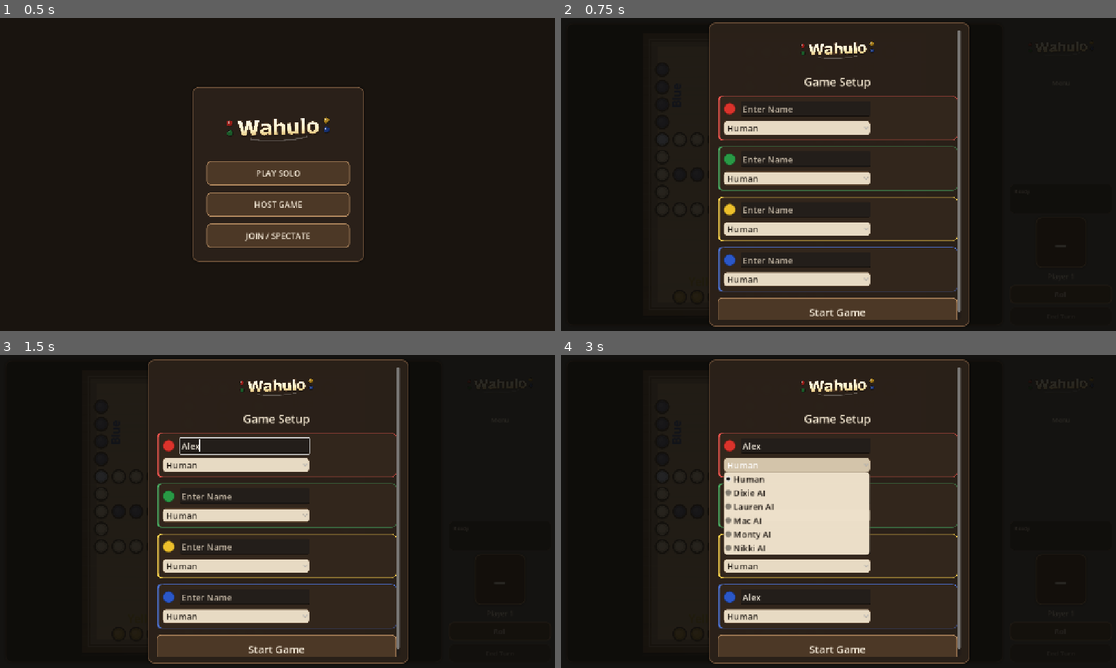
Above: before the commit, frames 1-4 (two rows, left to right).
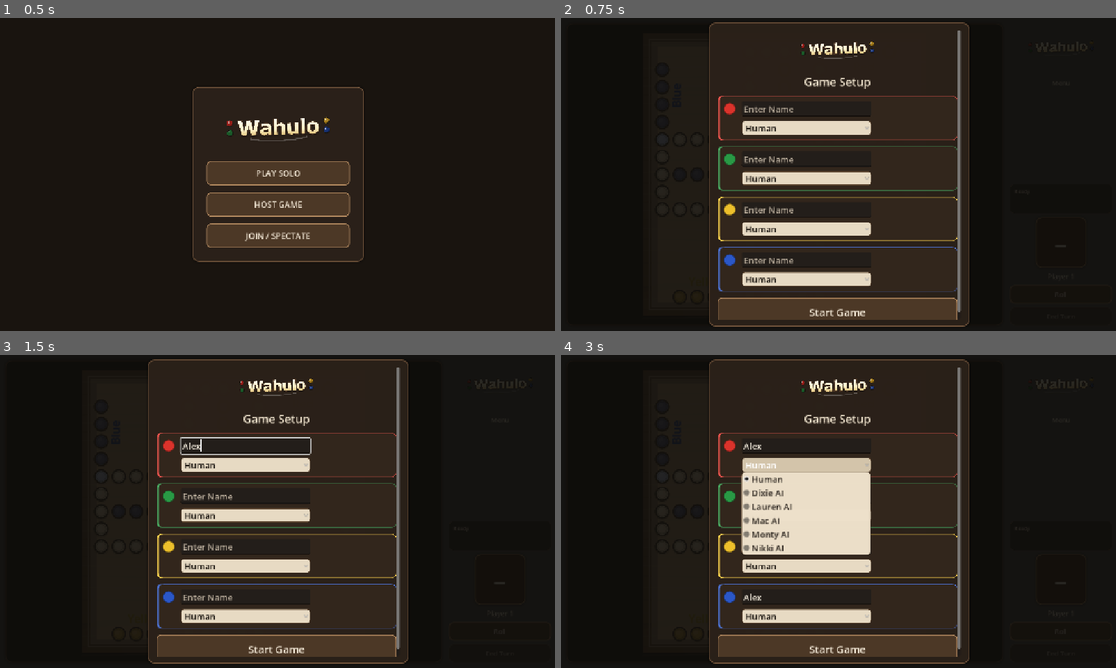
Above: after the commit, the same moments.

Repository: ItsTheMcCoy/wahoo-app
Game: Godot game, scene res://scenes/HomeScreen.tscn
Two runs of this game, one before a commit and one after it. Both use one fixed random seed, a clock stepped at 60 frames per second and the inputs below.
Inputs (mouse positions are in pixels of both pictures, inside the frame that each line leads up to):
- Up to frame 1 (0.5 s): no input
- Up to frame 2 (0.75 s): click "PLAY SOLO" at 0.5 s
- Up to frame 3 (1.5 s): click (244, 445) at 1.27 s; type "Alex" at 1.35 s
- Up to frame 4 (3 s): click (805, 495) at 1.5 s; type "Alex" at 1.58 s; click (805, 545) at 1.73 s; type "Alex" at 1.82 s; click (805, 596) at 2.02 s; type "Alex" at 2.1 s; click "Human" at 2.75 s

Frame 1 is identical in both runs. In frame 2, 1.4% of the frame differs, in the area x 29-56%, y 28-86%; in frame 3, 1.4%; in frame 4, 2.4%.

Commit message:
Align profile picker under name field with matching width
Each profile dropdown is now inside a Seat{N}OptionRow HBoxContainer
with a spacer (dot_size + header_sep wide) to its left, so the
dropdown's left edge lines up exactly with the name field above.
Dropdown width equals name_w (same as the name field). header_sep is
now scaled by ui_scale (14 base units) so the dot-to-name gap is
proportional on all screen densities. Re-exported web build.

Co-Authored-By: Claude Sonnet 4.6 <noreply@anthropic.com>

Diff:
--- a/godot/scenes/Main.tscn
+++ b/godot/scenes/Main.tscn
@@ -263,10 +263,18 @@
 placeholder_text = "Enter player name"
 theme_override_font_sizes/font_size = 20
 
-[node name="Seat0Option" type="OptionButton" parent="SetupOverlay/SetupPanel/SetupScroll/SetupContent/PlayerCard0/PlayerCard0Inner"]
-layout_mode = 2
-size_flags_horizontal = 3
-custom_minimum_size = Vector2(0, 58)
+[node name="Seat0OptionRow" type="HBoxContainer" parent="SetupOverlay/SetupPanel/SetupScroll/SetupContent/PlayerCard0/PlayerCard0Inner"]
+layout_mode = 2
+theme_override_constants/separation = 0
+
+[node name="Seat0OptionSpacer" type="Control" parent="SetupOverlay/SetupPanel/SetupScroll/SetupContent/PlayerCard0/PlayerCard0Inner/Seat0OptionRow"]
+layout_mode = 2
+custom_minimum_size = Vector2(44, 0)
+
+[node name="Seat0Option" type="OptionButton" parent="SetupOverlay/SetupPanel/SetupScroll/SetupContent/PlayerCard0/PlayerCard0Inner/Seat0OptionRow"]
+layout_mode = 2
+size_flags_horizontal = 0
+custom_minimum_size = Vector2(0, 32)
 theme_override_font_sizes/font_size = 20
 
 [node name="PlayerCard1" type="PanelContainer" parent="SetupOverlay/SetupPanel/SetupScroll/SetupContent"]
@@ -296,10 +304,18 @@
 placeholder_text = "Enter player name"
 theme_override_font_sizes/font_size = 20
 
-[node name="Seat1Option" type="OptionButton" parent="SetupOverlay/SetupPanel/SetupScroll/SetupContent/PlayerCard1/PlayerCard1Inner"]
-layout_mode = 2
-size_flags_horizontal = 3
-custom_minimum_size = Vector2(0, 58)
+[node name="Seat1OptionRow" type="HBoxContainer" parent="SetupOverlay/SetupPanel/SetupScroll/SetupContent/PlayerCard1/PlayerCard1Inner"]
+layout_mode = 2
+theme_override_constants/separation = 0
+
+[node name="Seat1OptionSpacer" type="Control" parent="SetupOverlay/SetupPanel/SetupScroll/SetupContent/PlayerCard1/PlayerCard1Inner/Seat1OptionRow"]
+layout_mode = 2
+custom_minimum_size = Vector2(44, 0)
+
+[node name="Seat1Option" type="OptionButton" parent="SetupOverlay/SetupPanel/SetupScroll/SetupContent/PlayerCard1/PlayerCard1Inner/Seat1OptionRow"]
+layout_mode = 2
+size_flags_horizontal = 0
+custom_minimum_size = Vector2(0, 32)
 theme_override_font_sizes/font_size = 20
 
 [node name="PlayerCard2" type="PanelContainer" parent="SetupOverlay/SetupPanel/SetupScroll/SetupContent"]
@@ -329,10 +345,18 @@
 placeholder_text = "Enter player name"
 theme_override_font_sizes/font_size = 20
 
-[node name="Seat2Option" type="OptionButton" parent="SetupOverlay/SetupPanel/SetupScroll/SetupContent/PlayerCard2/PlayerCard2Inner"]
-layout_mode = 2
-size_flags_horizontal = 3
-custom_minimum_size = Vector2(0, 58)
+[node name="Seat2OptionRow" type="HBoxContainer" parent="SetupOverlay/SetupPanel/SetupScroll/SetupContent/PlayerCard2/PlayerCard2Inner"]
+layout_mode = 2
+theme_override_constants/separation = 0
+
+[node name="Seat2OptionSpacer" type="Control" parent="SetupOverlay/SetupPanel/SetupScroll/SetupContent/PlayerCard2/PlayerCard2Inner/Seat2OptionRow"]
+layout_mode = 2
+custom_minimum_size = Vector2(44, 0)
+
+[node name="Seat2Option" type="OptionButton" parent="SetupOverlay/SetupPanel/SetupScroll/SetupContent/PlayerCard2/PlayerCard2Inner/Seat2OptionRow"]
+layout_mode = 2
+size_flags_horizontal = 0
+custom_minimum_size = Vector2(0, 32)
 theme_override_font_sizes/font_size = 20
 
 [node name="PlayerCard3" type="PanelContainer" parent="SetupOverlay/SetupPanel/SetupScroll/SetupContent"]
@@ -362,10 +386,18 @@
 placeholder_text = "Enter player name"
 theme_override_font_sizes/font_size = 20
 
-[node name="Seat3Option" type="OptionButton" parent="SetupOverlay/SetupPanel/SetupScroll/SetupContent/PlayerCard3/PlayerCard3Inner"]
-layout_mode = 2
-size_flags_horizontal = 3
-custom_minimum_size = Vector2(0, 58)
+[node name="Seat3OptionRow" type="HBoxContainer" parent="SetupOverlay/SetupPanel/SetupScroll/SetupContent/PlayerCard3/PlayerCard3Inner"]
+layout_mode = 2
+theme_override_constants/separation = 0
+
+[node name="Seat3OptionSpacer" type="Control" parent="SetupOverlay/SetupPanel/SetupScroll/SetupContent/PlayerCard3/PlayerCard3Inner/Seat3OptionRow"]
+layout_mode = 2
+custom_minimum_size = Vector2(44, 0)
+
+[node name="Seat3Option" type="OptionButton" parent="SetupOverlay/SetupPanel/SetupScroll/SetupContent/PlayerCard3/PlayerCard3Inner/Seat3OptionRow"]
+layout_mode = 2
+size_flags_horizontal = 0
+custom_minimum_size = Vector2(0, 32)
 theme_override_font_sizes/font_size = 20
 
 [node name="StartButton" type="Button" parent="SetupOverlay/SetupPanel/SetupScroll/SetupContent"]
--- a/godot/scripts/main.gd
+++ b/godot/scripts/main.gd
@@ -65,10 +65,10 @@
 @onready var _setup_panel: PanelContainer = $SetupOverlay/SetupPanel
 @onready var _setup_brand_title: TextureRect = $SetupOverlay/SetupPanel/SetupScroll/SetupContent/BrandTitle
 @onready var _start_button: Button = $SetupOverlay/SetupPanel/SetupScroll/SetupContent/StartButton
-@onready var _seat_option_0: OptionButton = $SetupOverlay/SetupPanel/SetupScroll/SetupContent/PlayerCard0/PlayerCard0Inner/Seat0Option
-@onready var _seat_option_1: OptionButton = $SetupOverlay/SetupPanel/SetupScroll/SetupContent/PlayerCard1/PlayerCard1Inner/Seat1Option
-@onready var _seat_option_2: OptionButton = $SetupOverlay/SetupPanel/SetupScroll/SetupContent/PlayerCard2/PlayerCard2Inner/Seat2Option
-@onready var _seat_option_3: OptionButton = $SetupOverlay/SetupPanel/SetupScroll/SetupContent/PlayerCard3/PlayerCard3Inner/Seat3Option
+@onready var _seat_option_0: OptionButton = $SetupOverlay/SetupPanel/SetupScroll/SetupContent/PlayerCard0/PlayerCard0Inner/Seat0OptionRow/Seat0Option
+@onready var _seat_option_1: OptionButton = $SetupOverlay/SetupPanel/SetupScroll/SetupContent/PlayerCard1/PlayerCard1Inner/Seat1OptionRow/Seat1Option
+@onready var _seat_option_2: OptionButton = $SetupOverlay/SetupPanel/SetupScroll/SetupContent/PlayerCard2/PlayerCard2Inner/Seat2OptionRow/Seat2Option
+@onready var _seat_option_3: OptionButton = $SetupOverlay/SetupPanel/SetupScroll/SetupContent/PlayerCard3/PlayerCard3Inner/Seat3OptionRow/Seat3Option
 @onready var _seat_name_0: LineEdit = $SetupOverlay/SetupPanel/SetupScroll/SetupContent/PlayerCard0/PlayerCard0Inner/Seat0Header/Seat0Name
 @onready var _seat_name_1: LineEdit = $SetupOverlay/SetupPanel/SetupScroll/SetupContent/PlayerCard1/PlayerCard1Inner/Seat1Header/Seat1Name
 @onready var _seat_name_2: LineEdit = $SetupOverlay/SetupPanel/SetupScroll/SetupContent/PlayerCard2/PlayerCard2Inner/Seat2Header/Seat2Name
@@ -735,8 +735,8 @@
 	var dot_size      := roundi(28.0 * ui_scale)   # 35 * 0.8
 	var option_height := roundi(32.0 * ui_scale)   # 46 * 0.7
 	var name_height   := roundi(31.0 * ui_scale)   # dot_size * 1.1
+	var header_sep    := roundi(14.0 * ui_scale)
 	var name_w        := maxi(roundi(card_interior_w * 0.56), roundi(90.0 * ui_scale))
-	var option_w      := dot_size + 12 + name_w  # matches header row: dot + separator + name
 	var field_font    := roundi(20.0 * ui_scale)
 	var card_sep      := roundi(10.0 * ui_scale)
 
@@ -747,12 +747,26 @@
 		$SetupOverlay/SetupPanel/SetupScroll/SetupContent/PlayerCard2/PlayerCard2Inner,
 		$SetupOverlay/SetupPanel/SetupScroll/SetupContent/PlayerCard3/PlayerCard3Inner,
 	]
+	var seat_headers := [
+		$SetupOverlay/SetupPanel/SetupScroll/SetupContent/PlayerCard0/PlayerCard0Inner/Seat0Header,
+		$SetupOverlay/SetupPanel/SetupScroll/SetupContent/PlayerCard1/PlayerCard1Inner/Seat1Header,
+		$SetupOverlay/SetupPanel/SetupScroll/SetupContent/PlayerCard2/PlayerCard2Inner/Seat2Header,
+		$SetupOverlay/SetupPanel/SetupScroll/SetupContent/PlayerCard3/PlayerCard3Inner/Seat3Header,
+	]
+	var option_spacers := [
+		$SetupOverlay/SetupPanel/SetupScroll/SetupContent/PlayerCard0/PlayerCard0Inner/Seat0OptionRow/Seat0OptionSpacer,
+		$SetupOverlay/SetupPanel/SetupScroll/SetupContent/PlayerCard1/PlayerCard1Inner/Seat1OptionRow/Seat1OptionSpacer,
+		$SetupOverlay/SetupPanel/SetupScroll/SetupContent/PlayerCard2/PlayerCard2Inner/Seat2OptionRow/Seat2OptionSpacer,
+		$SetupOverlay/SetupPanel/SetupScroll/SetupContent/PlayerCard3/PlayerCard3Inner/Seat3OptionRow/Seat3OptionSpacer,
+	]
 	for i in range(4):
 		dots[i].custom_minimum_size = Vector2(dot_size, dot_size)
 		card_inners[i].add_theme_constant_override("separation", card_sep)
+		seat_headers[i].add_theme_constant_override("separation", header_sep)
+		option_spacers[i].custom_minimum_size = Vector2(dot_size + header_sep, 0)
 
 	for opt in _seat_options():
-		opt.custom_minimum_size = Vector2(option_w, option_height)
+		opt.custom_minimum_size = Vector2(name_w, option_height)
 		opt.size_flags_horizontal = Control.SIZE_SHRINK_BEGIN
 		opt.add_theme_font_size_override("font_size", field_font)
 		opt.get_popup().add_theme_font_size_override("font_size", field_font)
Not shown, changed: godot/build/web/index.html
Not shown, changed: godot/build/web/index.pck
